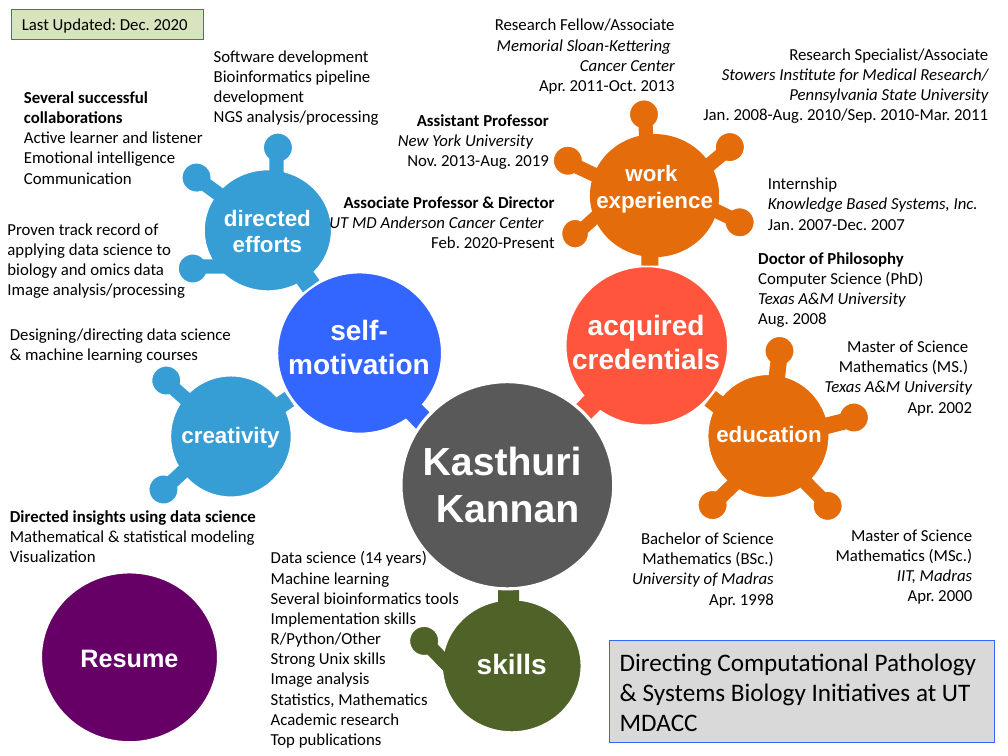
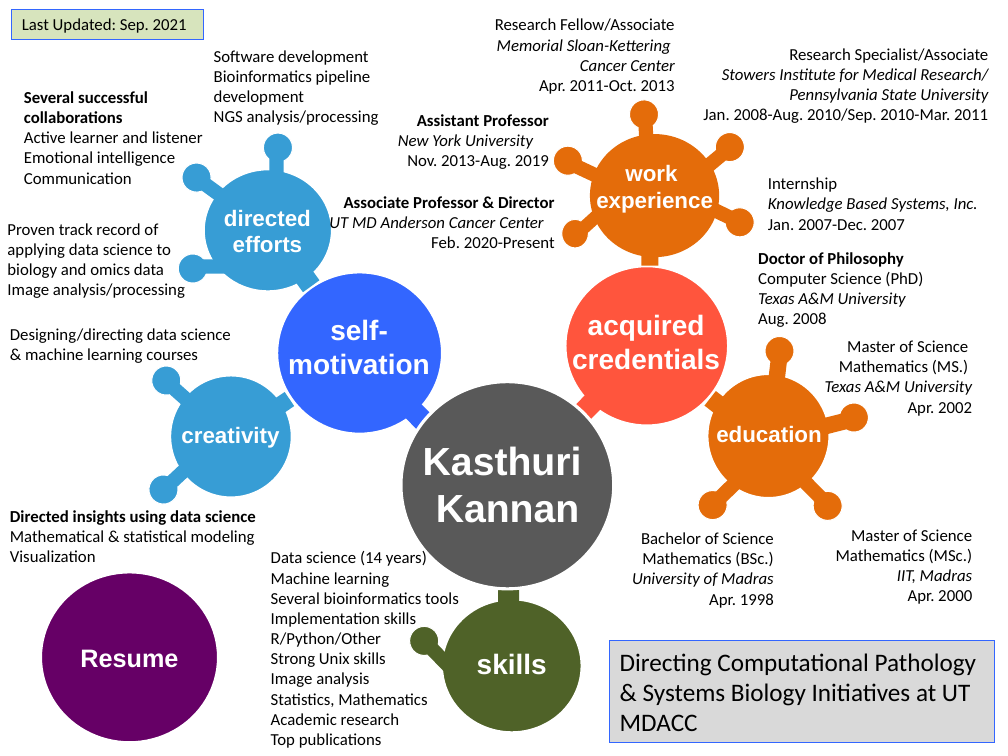
Before and after one commit to kannan-kasthuri/kannan-kasthuri.github.io, a slide deck: slide 1 of CV/Resume.pptx. Drawn at 1008x756 pixels with LibreOffice and Linux fonts; fonts in the diff are those of the drawing. Boxes give left, top, right and bottom in pixels: in the first picture for what was removed or moved away, otherwise in the second. Text is boxed around its words. In the diff, an @@ line names an element or a change of style, - is before the commit and + after.

```diff
--- a/CV/Resume.pptx
+++ b/CV/Resume.pptx
@@ text in rectangle at [22, 18, 187, 33]: text changed @@
-Last Updated: Dec. 2020
+Last Updated: Sep. 2021
```
Also in this commit, not shown: 4 other files.
